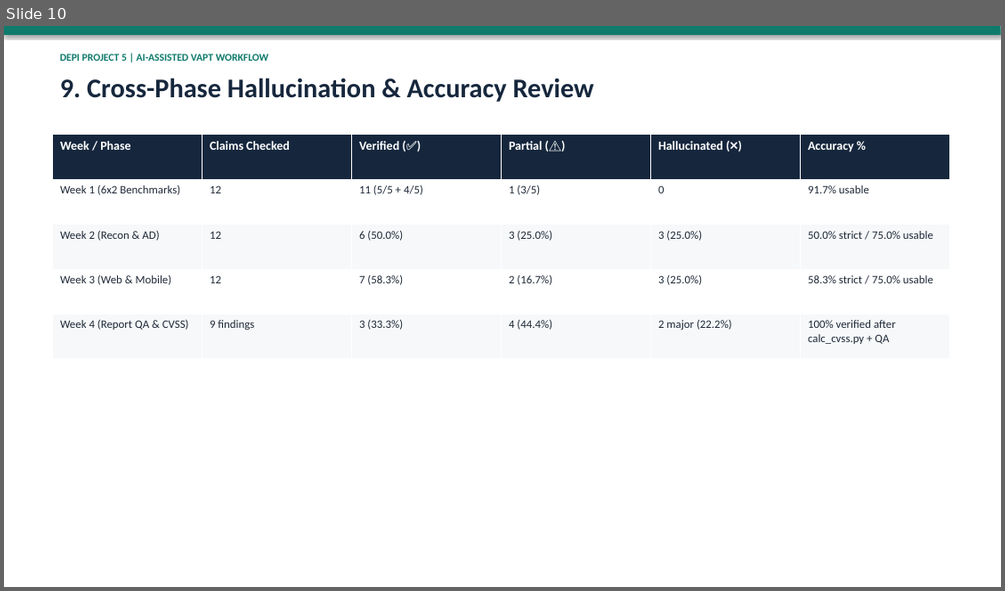
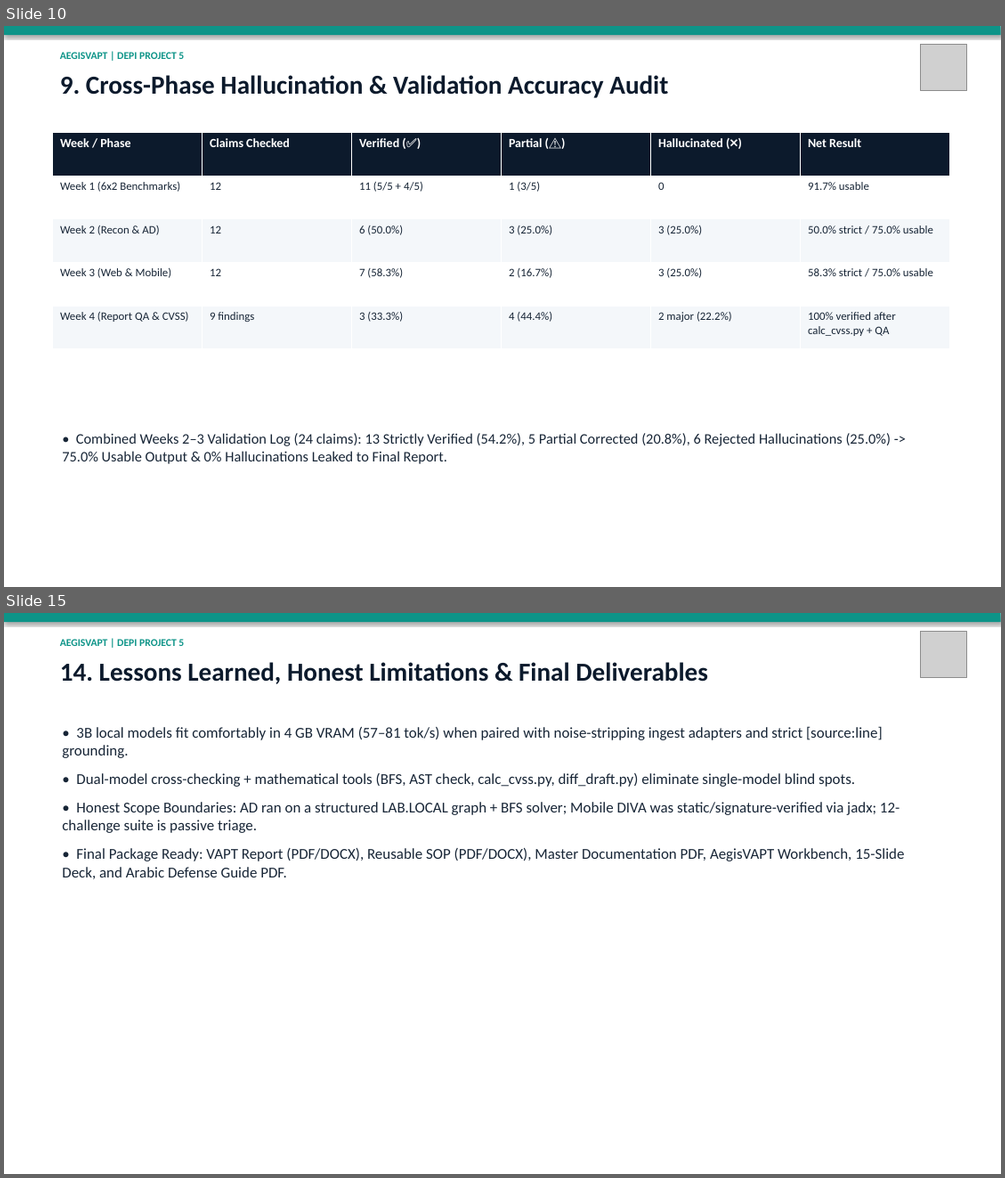
Before and after one commit to 7adadd/AI-Assisted-VAPT-Automation-Reporting-Workflow, a slide deck: deliverables/DEPI-Project5-Presentation.pptx. Shown one above the other, each under a label of ours: slide 10 before the commit, slides 10 and 15 after it; the slides between them are not shown. The pictures are 1005x591 and 1005x1178 pixels, drawn with LibreOffice and Linux fonts; fonts in the diff are those of the drawing; grey boxes stand for pictures. Boxes give left, top, right and bottom in pixels: in the first picture for what was removed or moved away, otherwise in the second. Text is boxed around its words. In the diff, an @@ line names an element or a change of style, - is before the commit and + after.

Commit message:
Polish AegisVAPT UI & logo, fix API/dashboard/graph/PoC bugs, add 15-slide deck & Arabic defense guide

```diff
--- a/deliverables/DEPI-Project5-Presentation.pptx
+++ b/deliverables/DEPI-Project5-Presentation.pptx
@@ slide 15 added at (4, 613, 1001, 1174), background #FFFFFF @@
@@ rectangle added at (4, 613, 1001, 622), fill #0D9488 @@
@@ text added at (60, 639, 184, 646), 10 pt, text #0D9488, bold @@
+AEGISVAPT | DEPI PROJECT 5
@@ picture added at (920, 631, 966, 677) @@
@@ text added at (60, 662, 708, 684), 25 pt, text #0C1A2C, bold @@
+14. Lessons Learned, Honest Limitations & Final Deliverables
@@ text added at (62, 726, 904, 879), 14.5 pt, text #172536 @@
+• 3B local models fit comfortably in 4 GB VRAM (57–81 tok/s) when paired with noise-stripping ingest adapters and strict [source:line] grounding.
+• Dual-model cross-checking + mathematical tools (BFS, AST check, calc_cvss.py, diff_draft.py) eliminate single-model blind spots.
+• Honest Scope Boundaries: AD ran on a structured LAB.LOCAL graph + BFS solver; Mobile DIVA was static/signature-verified via jadx; 12-challenge suite is passive triage.
+• Final Package Ready: VAPT Report (PDF/DOCX), Reusable SOP (PDF/DOCX), Master Documentation PDF, AegisVAPT Workbench, 15-Slide Deck, and Arabic Defense Guide PDF.
@@ slide 10 changed as well @@
@@ rectangle at (4, 26, 1001, 35): fill #0F7B6C to #0D9488 @@
@@ text at (60, 52, 184, 59): text changed; text colour #0F7B6C to #0D9488 @@
-DEPI PROJECT 5 | AI-ASSISTED VAPT WORKFLOW
+AEGISVAPT | DEPI PROJECT 5
@@ picture added at (920, 44, 966, 90) @@
@@ text at (60, 75, 668, 98): text changed; size 26 to 25 pt; text colour #16273D to #0C1A2C @@
-9. Cross-Phase Hallucination & Accuracy Review
+9. Cross-Phase Hallucination & Validation Accuracy Audit
@@ table at (53, 132, 950, 349) @@
-row 1, column 6: Accuracy %
+row 1, column 6: Net Result
@@ fill #16273D to #0C1A2C in row 1 @@
@@ fill #F6F8FA to #F4F7FA in 12 cells @@
@@ text colour #1F2937 to #172536 in "Week 1 (6x2 Benchmarks)", "12", "11 (5/5 + 4/5)", "1 (3/5)" and 20 more places @@
@@ text added at (62, 433, 891, 464), 14 pt, text #172536 @@
+• Combined Weeks 2–3 Validation Log (24 claims): 13 Strictly Verified (54.2%), 5 Partial Corrected (20.8%), 6 Rejected Hallucinations (25.0%) -> 75.0% Usable Output & 0% Hallucinations Leaked to Final Report.
```
Also in this commit, not shown: 9 other slides changed, 4 other slides added, 2 slides removed, 22 other files.
